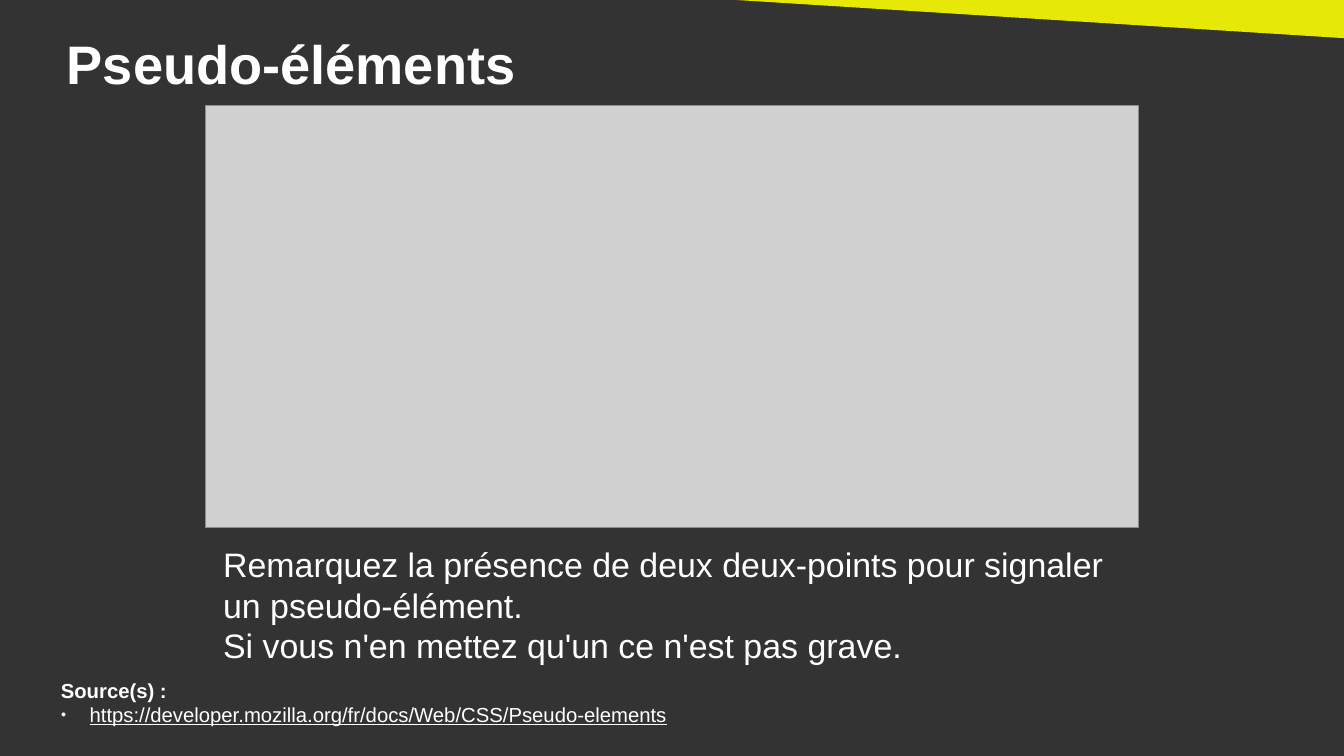
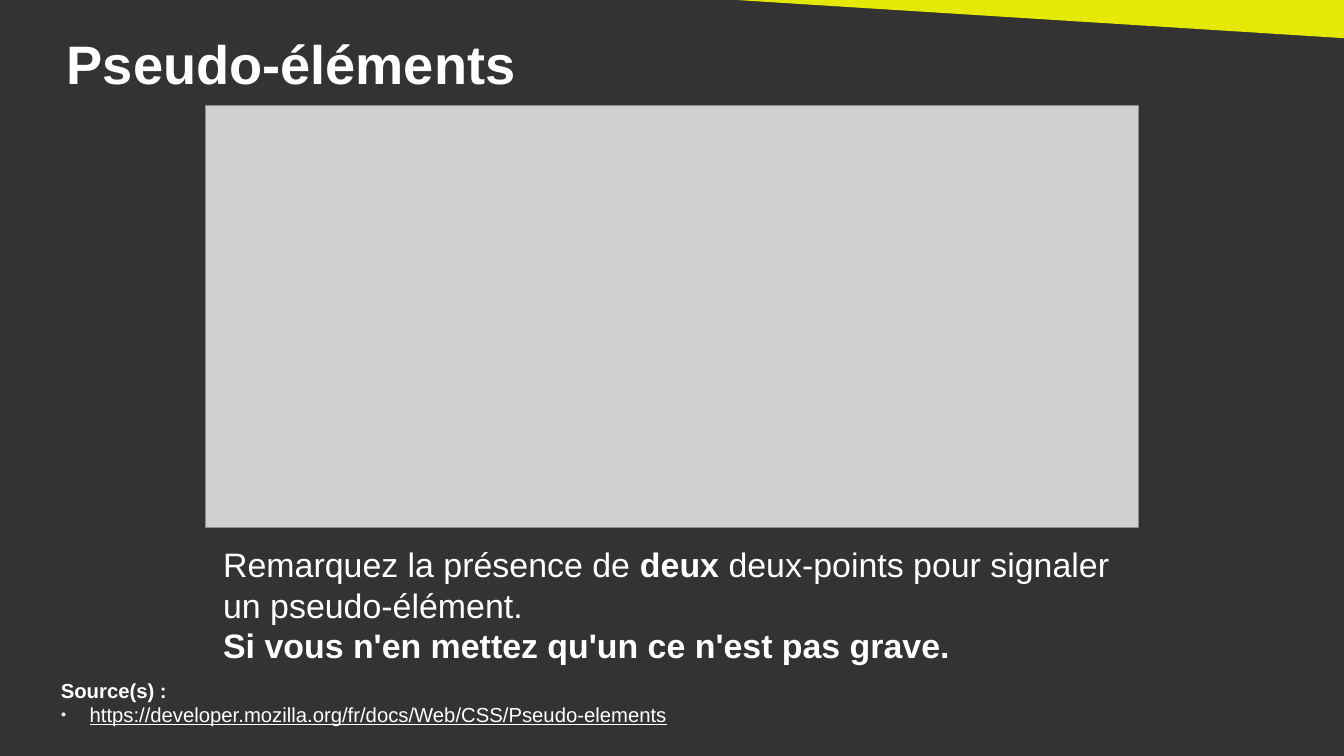
Before and after one commit to DanYellow/cours, a slide deck: slide 15 of integration-web-s2/travaux-pratiques/numero-3/presentation.odp. Drawn at 1344x756 pixels with LibreOffice and Linux fonts; fonts in the diff are those of the drawing; grey boxes stand for pictures. Boxes give left, top, right and bottom in pixels: in the first picture for what was removed or moved away, otherwise in the second. Text is boxed around its words. In the diff, an @@ line names an element or a change of style, - is before the commit and + after.

```diff
--- a/integration-web-s2/travaux-pratiques/numero-3/presentation.odp
+++ b/integration-web-s2/travaux-pratiques/numero-3/presentation.odp
@@ text "Remarquez la présence de deux ..." at (x1=223, y1=552, x2=1109, y2=665): bold on in "deux", "Si vous n'en mettez qu'un ce n'est ..." @@
```
Also in this commit, not shown: 3 other slides changed, 26 other files.
